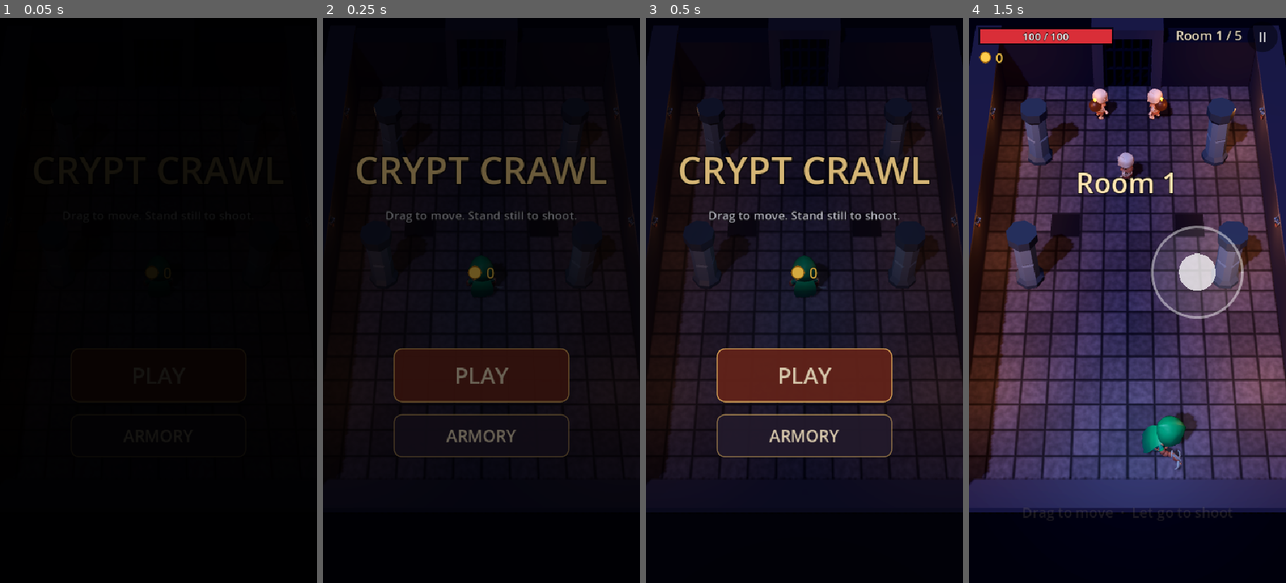
Above: before the commit, frames 1-4 (left to right).
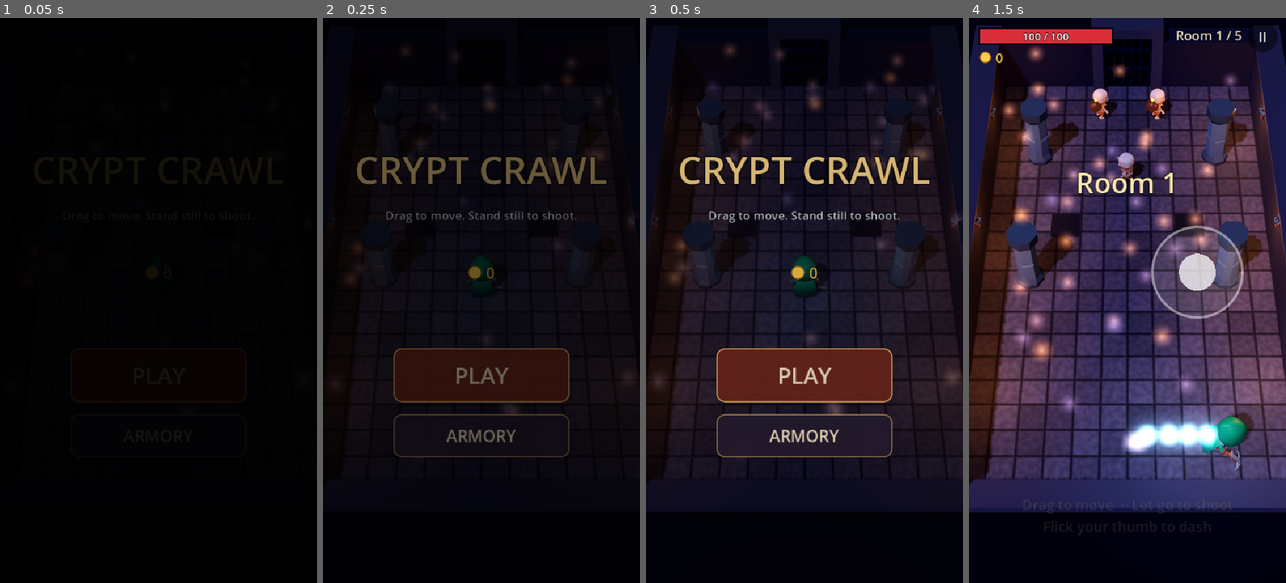
Above: after the commit, the same moments.

Repository: incorruptibleyt/AAA-GAME-DESIGN
Game: Godot game, scene res://scenes/main.tscn
The game is run twice, just before and just after one commit, with the same random seed, the same clock (stepped at 60 frames per second) and the same inputs.
Inputs (mouse positions are in pixels of both pictures, inside the frame that each line leads up to):
- Up to frame 1 (0.05 s): no input
- Up to frame 2 (0.25 s): no input
- Up to frame 3 (0.5 s): no input
- Up to frame 4 (1.5 s): click "PLAY" at 0.5 s; tap Enter at 1.25 s; move the mouse to (1197, 272) at 1.27 s; hold D from 1.28 s (still down); tap Space at 1.35 s; click (1197, 272) at 1.42 s

The runs differ from the first frame. In frame 2, 0.2% of the frame differs, in the area x 8-98%, y 5-70%; in frame 3, 1.1%; in frame 4, 7.3%, in the area x 10-90%, y 4-92%.

Commit message:
Make combat flashier: dash, finishers, combos, boss entrance, embers
- Flick the thumb (or press Space) to dash; untouchable while dashing, with a
  glowing trail and a short cooldown
- Slow-motion close-up, shockwave and flash on the last kill of each room and
  on the boss
- Kill combo counter; from x5 each kill drops a bonus coin
- Boss entrance: camera swings to the boss, roar, and a big name card
- Drifting embers in every room (fewer on Low graphics)
- Robot dashes out of danger and screenshots the boss card

Co-Authored-By: Claude Opus 5.5 (1M context) <noreply@anthropic.com>
Claude-Session: https://claude.ai/code/session_011dCkZfSyMufLvisEdWMgRS

Diff:
--- a/scripts/autoplay.gd
+++ b/scripts/autoplay.gd
@@ -24,6 +24,8 @@
 var _shot_n := 0
 var _dodge := Vector3.ZERO
 var _last_state := -1
+var _dashes := 0
+var _card_shot := false
 
 
 func _ready() -> void:
@@ -63,6 +65,10 @@
 			_next_shot = _t + 0.3   # catch the exit arrow right after a blessing
 	if shots_dir != "" and _t > _next_shot and Game.state == Game.State.PLAYING:
 		_next_shot = _t + 4.0
+		_shot()
+
+	if shots_dir != "" and not _card_shot and Game.hud._boss_card.visible and Game.hud._boss_card.modulate.a > 0.95:
+		_card_shot = true
 		_shot()
 
 	match Game.state:
@@ -121,7 +127,7 @@
 				return
 			if Game._state_time > 60.0 and _dumped_room != Game._room_index:
 				_dumped_room = Game._room_index
-				print("[autoplay] SLOW room=%d alive_enemies=%d door=%s" % [Game._room_index + 1, Game.alive_enemies, Room.current.door_open])
+				print("[autoplay] SLOW time_scale=%.2f dashes=%d room=%d alive_enemies=%d door=%s" % [Engine.time_scale, _dashes, Game._room_index + 1, Game.alive_enemies, Room.current.door_open])
 				for a: Actor in Actor.all:
 					print("   ", a.get_script().get_global_name(), " pos=", a.global_position, " hp=", a.health)
 			_drive(delta)
@@ -181,6 +187,11 @@
 				d.y = 0
 				if d.length() < 2.4:
 					move += d.normalized() * (2.4 - d.length())
+				if d.length() < 1.6 and hero.dash_ready():
+					hero.dash(d if d.length() > 0.1 else Vector3.RIGHT)
+					_dashes += 1
+					if _dashes == 1:
+						print("[autoplay] first dash")
 		for a: Actor in Actor.all:
 			if a.team == Actor.Team.UNDEAD and not a.dead:
 				var d := hero.global_position - a.global_position
--- a/scripts/fx.gd
+++ b/scripts/fx.gd
@@ -8,16 +8,7 @@
 	var world := Game.world
 	if world == null:
 		return
-	if _quad == null:
-		_quad = QuadMesh.new()
-		var m := StandardMaterial3D.new()
-		m.shading_mode = BaseMaterial3D.SHADING_MODE_UNSHADED
-		m.transparency = BaseMaterial3D.TRANSPARENCY_ALPHA
-		m.blend_mode = BaseMaterial3D.BLEND_MODE_ADD
-		m.billboard_mode = BaseMaterial3D.BILLBOARD_PARTICLES
-		m.vertex_color_use_as_albedo = true
-		m.albedo_texture = U.soft_circle()
-		_quad.material = m
+	_burst_material()
 
 	var p := CPUParticles3D.new()
 	p.mesh = _quad
@@ -47,6 +38,20 @@
 	p.get_tree().create_timer(life + 0.2).timeout.connect(p.queue_free)
 
 
+static func _burst_material() -> void:
+	if _quad != null:
+		return
+	_quad = QuadMesh.new()
+	var m := StandardMaterial3D.new()
+	m.shading_mode = BaseMaterial3D.SHADING_MODE_UNSHADED
+	m.transparency = BaseMaterial3D.TRANSPARENCY_ALPHA
+	m.blend_mode = BaseMaterial3D.BLEND_MODE_ADD
+	m.billboard_mode = BaseMaterial3D.BILLBOARD_PARTICLES
+	m.vertex_color_use_as_albedo = true
+	m.albedo_texture = U.soft_circle()
+	_quad.material = m
+
+
 static func sparks(pos: Vector3, color := Color(1.0, 0.85, 0.5)) -> void:
 	_burst(pos, 10, color, 0.25, 7.0, 0.35, 0.5)
 
@@ -59,5 +64,68 @@
 	_burst(pos + Vector3.UP * 0.2, count, Color(0.55, 0.5, 0.62, 0.5), 0.8, 1.6, 0.9, -0.05)
 
 
+## A glowing after-image left behind by the dash.
+static func trail(pos: Vector3, color: Color) -> void:
+	_burst(pos, 6, color, 0.7, 0.6, 0.35, 0.0)
+
+
+## A ring of light that rushes outwards (the finishing blow of a room).
+static func shockwave(pos: Vector3, color: Color, radius := 6.0) -> void:
+	var world := Game.world
+	if world == null:
+		return
+	var ring := MeshInstance3D.new()
+	var torus := TorusMesh.new()
+	torus.inner_radius = 0.85
+	torus.outer_radius = 1.0
+	torus.rings = 32
+	torus.ring_segments = 6
+	ring.mesh = torus
+	var m := U.unlit(color)
+	m.blend_mode = BaseMaterial3D.BLEND_MODE_ADD
+	ring.material_override = m
+	ring.cast_shadow = GeometryInstance3D.SHADOW_CASTING_SETTING_OFF
+	world.add_child(ring)
+	ring.global_position = pos + Vector3.UP * 0.3
+	ring.scale = Vector3(0.3, 0.3, 0.3)
+	var tw := ring.create_tween().set_parallel(true)
+	tw.set_ignore_time_scale(true)
+	tw.tween_property(ring, "scale", Vector3(radius, 1.0, radius), 0.6).set_ease(Tween.EASE_OUT).set_trans(Tween.TRANS_CUBIC)
+	tw.tween_property(m, "albedo_color:a", 0.0, 0.6)
+	tw.chain().tween_callback(ring.queue_free)
+
+
+## Slowly drifting embers and dust in the air of a room.
+static func ambience(parent: Node3D, half_w: float, half_l: float, amount := 36) -> CPUParticles3D:
+	_burst_material()
+	var p := CPUParticles3D.new()
+	p.mesh = _quad
+	p.amount = amount
+	p.lifetime = 7.0
+	p.preprocess = 7.0
+	p.direction = Vector3.UP
+	p.spread = 25.0
+	p.initial_velocity_min = 0.15
+	p.initial_velocity_max = 0.45
+	p.gravity = Vector3(0.05, 0.02, 0)
+	p.scale_amount_min = 0.04
+	p.scale_amount_max = 0.11
+	var curve := Curve.new()
+	curve.add_point(Vector2(0, 0))
+	curve.add_point(Vector2(0.2, 1))
+	curve.add_point(Vector2(0.8, 1))
+	curve.add_point(Vector2(1, 0))
+	p.scale_amount_curve = curve
+	var g := Gradient.new()
+	g.set_color(0, Color(1.0, 0.55, 0.2, 0.9))
+	g.set_color(1, Color(0.7, 0.6, 1.0, 0.35))
+	p.color_initial_ramp = g
+	p.emission_shape = CPUParticles3D.EMISSION_SHAPE_BOX
+	p.emission_box_extents = Vector3(half_w, 1.2, half_l)
+	p.position = Vector3(0, 1.4, 0)
+	parent.add_child(p)
+	return p
+
+
 static func magic(pos: Vector3, color: Color, count := 18) -> void:
 	_burst(pos, count, color, 0.35, 4.0, 0.6, -0.2)
--- a/scripts/game.gd
+++ b/scripts/game.gd
@@ -42,6 +42,14 @@
 var _exit_arrow: Node3D
 var _start_blessing := {}
 var _env: Environment
+var _high_graphics := true
+var _combo := 0
+var _combo_left := 0.0
+## Camera close-ups: finishing blows and the boss entrance.
+var _zoom := 0.0
+var _zoom_hold := 0.0
+var _zoom_point := Vector3.ZERO
+var _intro_focus := false
 var _moon: DirectionalLight3D
 
 
@@ -75,6 +83,7 @@
 	hud.music_toggled.connect(_set_music)
 	hud.sounds_toggled.connect(_set_sounds)
 	hud.graphics_toggled.connect(_set_graphics)
+	hud.dash_flicked.connect(func(d: Vector2): if hero: hero.dash(Vector3(d.x, 0, d.y)))
 
 	var cfg := _load_save()
 	coins = int(cfg.get_value("stats", "coins", 0))
@@ -134,6 +143,10 @@
 	_state_time += delta
 	if state == State.PLAYING:
 		_run_time += delta
+		if _combo_left > 0.0:
+			_combo_left -= delta
+			if _combo_left <= 0.0:
+				_combo = 0
 	if _hit_stop_left > 0.0:
 		_hit_stop_left -= delta / maxf(Engine.time_scale, 0.01)
 		if _hit_stop_left <= 0.0:
@@ -207,6 +220,14 @@
 	_exit_arrow.rotation = Vector3(0, atan2(-d.x, -d.z), 0)
 
 
+func _unhandled_input(event: InputEvent) -> void:
+	# Space dashes on a keyboard (handy when testing on a computer).
+	if event is InputEventKey and event.pressed and not event.echo and event.physical_keycode == KEY_SPACE and hero:
+		var m := keyboard_move()
+		var d := Vector3(m.x, 0, m.y) if m != Vector2.ZERO else -hero.global_transform.basis.z
+		hero.dash(d)
+
+
 func keyboard_move() -> Vector2:
 	var v := Vector2.ZERO
 	if Input.is_physical_key_pressed(KEY_A) or Input.is_physical_key_pressed(KEY_LEFT):
@@ -233,6 +254,15 @@
 func _focus_goal() -> Vector3:
 	if hero == null:
 		return Vector3.ZERO
+	if _intro_focus and is_instance_valid(boss):
+		return Vector3(boss.global_position.x * 0.5, 0, boss.global_position.z + 0.5)
+	var goal := _room_focus()
+	if _zoom_hold > 0.0:
+		goal = goal.lerp(Vector3(_zoom_point.x * 0.6, 0, _zoom_point.z), 0.7)
+	return goal
+
+
+func _room_focus() -> Vector3:
 	# Keep the near wall at the bottom of the screen and the door in view at the top.
 	# On a tall phone the whole room fits, so the camera just stays centred.
 	var p := deg_to_rad(CAMERA_PITCH)
@@ -250,7 +280,7 @@
 func _place_camera() -> void:
 	var p := deg_to_rad(CAMERA_PITCH)
 	_camera.rotation = Vector3(-p, 0, 0)
-	var pos := _cam_focus + Vector3(0, sin(p), cos(p)) * _cam_distance()
+	var pos := _cam_focus + Vector3(0, sin(p), cos(p)) * _cam_distance() * (1.0 - 0.32 * _zoom)
 	if _shake > 0.001:
 		pos += Vector3(randf_range(-1, 1), randf_range(-1, 1), randf_range(-1, 1)) * _shake
 	_camera.global_position = pos
@@ -262,9 +292,25 @@
 
 
 func _update_camera(real_delta: float) -> void:
+	_zoom_hold -= real_delta
+	var zoom_goal := 1.0 if _zoom_hold > 0.0 else (0.5 if _intro_focus else 0.0)
+	_zoom = lerpf(_zoom, zoom_goal, 1.0 - exp(-(10.0 if zoom_goal > _zoom else 4.0) * real_delta))
 	_cam_focus = _cam_focus.lerp(_focus_goal(), 1.0 - exp(-8.0 * real_delta))
 	_shake = move_toward(_shake, 0.0, real_delta * 2.5)
 	_place_camera()
+
+
+## Slow motion and a close-up on the last kill of a room. Time runs at `time_scale`
+## for `seconds` of real time.
+func finisher(pos: Vector3, time_scale: float, seconds: float, col := Color(1, 0.85, 0.5)) -> void:
+	Engine.time_scale = time_scale
+	_hit_stop_left = maxf(_hit_stop_left, seconds)
+	_zoom_point = pos
+	_zoom_hold = seconds + 0.25
+	Fx.shockwave(pos, col)
+	hud.flash(Color(1, 0.95, 0.85), 0.35)
+	Sfx.play("slam", 0.8)
+	shake(0.35)
 
 
 func shake(amount: float) -> void:
@@ -332,6 +378,7 @@
 	_run_time = 0.0
 	_kills = 0
 	run_coins = 0
+	_combo = 0
 	floor_num = 1
 	_taken.clear()
 
@@ -425,6 +472,7 @@
 	alive_enemies = 0
 	boss = null
 	var room := Room.build(world, _run[index], "Boss" if _in_boss_room() else str(index + 1))
+	Fx.ambience(room, Room.HALF_W - 0.5, Room.HALF_L - 0.5, 36 if _high_graphics else 14)
 	if hero == null:
 		hero = Hero.spawn(world, room.player_start())
 	hero.place_at(room.player_start())
@@ -433,8 +481,9 @@
 	if not spawn_enemies:
 		return
 	hud.set_room(index + 1, _combat_rooms(), _in_boss_room(), floor_num)
-	hud.banner("The Throne Room" if _in_boss_room() else "Room %d" % (index + 1))
-	hud.show_hint("Drag to move  ·  Let go to shoot" if floor_num == 1 and index == 0 else "")
+	if not _in_boss_room():
+		hud.banner("Room %d" % (index + 1))
+	hud.show_hint("Drag to move  ·  Let go to shoot\nFlick your thumb to dash" if floor_num == 1 and index == 0 else "")
 	Music.play("boss" if _in_boss_room() else "dungeon")
 	if not _start_blessing.is_empty():
 		var u := _start_blessing
@@ -447,9 +496,34 @@
 		var e := spawn_enemy(kind, s.pos)
 		if _roll_elite(e, index):
 			e.make_elite()
-	_set_state(State.PLAYING)
+	if is_instance_valid(boss):
+		_boss_intro()
+	else:
+		_set_state(State.PLAYING)
 	if alive_enemies == 0:
 		room.open_door()
+
+
+## The camera swings to the boss, which roars, and its name slams onto the screen.
+func _boss_intro() -> void:
+	_set_state(State.TRANSITION)
+	_intro_focus = true
+	var b := boss
+	await get_tree().create_timer(0.6, true, false, true).timeout
+	if not is_instance_valid(b) or state != State.TRANSITION:
+		_intro_focus = false
+		return
+	Sfx.play("roar")
+	Sfx.play("slam")
+	shake(0.5)
+	hud.flash(Color(1, 0.3, 0.2), 0.3)
+	hud.show_boss_card(b.display_name(), "Ruler of floor %d" % floor_num)
+	await get_tree().create_timer(1.8, true, false, true).timeout
+	hud.hide_boss_card()
+	_intro_focus = false
+	await get_tree().create_timer(0.35, true, false, true).timeout
+	if state == State.TRANSITION:
+		_set_state(State.PLAYING)
 
 
 func spawn_enemy(kind: String, pos: Vector3) -> Enemy:
@@ -475,6 +549,12 @@
 	hud.show_hint("")
 	if state != State.PLAYING:
 		return
+	# Kills close together build a combo. From x5 on, each kill drops a bonus coin.
+	_combo = _combo + 1 if _combo_left > 0.0 else 1
+	_combo_left = 2.5
+	hud.show_combo(_combo)
+	if _combo >= 5 and e != boss:
+		Pickup.drop_coins(e.global_position, 1)
 	if e == boss:
 		# Any minions left crumble with their master.
 		for a: Actor in Actor.all.duplicate():
@@ -482,6 +562,7 @@
 				a.take_damage(9999.0, Vector3.ZERO, 0.0)
 		_win()
 	elif alive_enemies == 0 and not _in_boss_room():
+		finisher(e.global_position, 0.25, 0.6)
 		_clear_enemy_attacks()
 		Pickup.collect_all()
 		_room_cleared()
@@ -529,7 +610,9 @@
 
 func _win() -> void:
 	var boss_name := boss.display_name() if is_instance_valid(boss) else "The boss"
+	var where := boss.global_position if is_instance_valid(boss) else hero.global_position
 	_set_state(State.VICTORY)
+	finisher(where, 0.2, 1.0, Color(1, 0.5, 0.3))
 	_clear_enemy_attacks()
 	Pickup.collect_all()
 	hud.hide_boss()
@@ -639,6 +722,7 @@
 	vp.scaling_3d_scale = 1.0 if high else 0.7
 	_env.glow_enabled = high
 	_moon.shadow_enabled = high
+	_high_graphics = high
 	hud.set_graphics_label(high)
 	if save:
 		var cfg := _load_save()
--- a/scripts/hero.gd
+++ b/scripts/hero.gd
@@ -26,6 +26,15 @@
 var ward := 0
 var _ward_bubble: MeshInstance3D
 
+## Dash: flick your thumb (or press Space) to zip a short way, untouchable while dashing.
+const DASH_SPEED := 21.0
+const DASH_TIME := 0.17
+const DASH_COOLDOWN := 1.1
+var _dash_left := 0.0
+var _dash_cooldown := 0.0
+var _dash_dir := Vector3.ZERO
+var _trail_t := 0.0
+
 var _shot_timer := 0.4
 var _invulnerable := 0.0
 var _moving := false
@@ -60,7 +69,26 @@
 
 
 func can_be_hit() -> bool:
-	return not dead and _invulnerable <= 0.0 and Game.state == Game.State.PLAYING
+	return not dead and _invulnerable <= 0.0 and _dash_left <= 0.0 and Game.state == Game.State.PLAYING
+
+
+func dash_ready() -> bool:
+	return _dash_cooldown <= 0.0
+
+
+## Start a dash along `dir` (on the floor). Does nothing while it's recharging.
+func dash(dir: Vector3) -> void:
+	dir.y = 0.0
+	if dead or not dash_ready() or dir.length_squared() < 0.01 or Game.state != Game.State.PLAYING:
+		return
+	_dash_dir = dir.normalized()
+	_dash_left = DASH_TIME
+	_dash_cooldown = DASH_COOLDOWN
+	_trail_t = 0.0
+	knockback = Vector3.ZERO
+	rotation.y = atan2(-_dash_dir.x, -_dash_dir.z)
+	Sfx.play("dash", 0.7)
+	Fx.dust(global_position, 10)
 
 
 func on_kill() -> void:
@@ -72,6 +100,17 @@
 	if dead:
 		return
 	_update_ward_bubble()
+	_dash_cooldown -= delta
+	if _dash_left > 0.0:
+		_dash_left -= delta
+		move_by(_dash_dir * DASH_SPEED * delta, delta)
+		visual.set_moving(true)
+		_trail_t -= delta
+		if _trail_t <= 0.0:
+			_trail_t = 0.025
+			Fx.trail(center(), Color(0.45, 0.8, 1.0))
+		_shot_timer = maxf(_shot_timer, 0.1)
+		return
 	if _invulnerable > 0.0:
 		_invulnerable -= delta
 		visual.set_visible_blink(_invulnerable <= 0.0 or fmod(_invulnerable, 0.12) > 0.05)
--- a/scripts/hud.gd
+++ b/scripts/hud.gd
@@ -16,6 +16,11 @@
 signal music_toggled(on: bool)
 signal sounds_toggled(on: bool)
 signal graphics_toggled(high: bool)
+signal dash_flicked(dir: Vector2)
+
+## A quick flick of the thumb (short and fast) is a dash rather than a step.
+const FLICK_TIME := 0.22
+const FLICK_DISTANCE := 45.0
 
 const GOLD := Color(1.0, 0.8, 0.3)
 
@@ -64,6 +69,14 @@
 var _sounds_on := true
 var _graphics_button: Button
 var _graphics_high := true
+var _stick_start := Vector2.ZERO
+var _stick_age := 0.0
+var _combo_label: Label
+var _combo_time := 0.0
+var _boss_card: Control
+var _boss_card_title: Label
+var _boss_card_sub: Label
+var _flash: ColorRect
 
 
 func _ready() -> void:
@@ -80,6 +93,12 @@
 	_build_end()
 	_build_pause()
 	_build_armory()
+	_build_boss_card()
+	_flash = ColorRect.new()
+	_flash.color = Color(1, 1, 1, 0)
+	_flash.mouse_filter = Control.MOUSE_FILTER_IGNORE
+	_flash.set_anchors_preset(Control.PRESET_FULL_RECT)
+	add_child(_flash)
 	_fade = ColorRect.new()
 	_fade.color = Color(0, 0, 0, 1)
 	_fade.mouse_filter = Control.MOUSE_FILTER_IGNORE
@@ -279,6 +298,16 @@
 	_boss_fill = _bar(bar_holder, Color(0.75, 0.1, 0.12))
 	_boss_box.visible = false
 
+	# The kill combo counter, under the room label on the right.
+	_combo_label = label("", 30, Color(1, 0.85, 0.4), HORIZONTAL_ALIGNMENT_RIGHT)
+	_combo_label.set_anchors_preset(Control.PRESET_TOP_RIGHT)
+	_combo_label.offset_left = -260
+	_combo_label.offset_right = -18
+	_combo_label.offset_top = 112
+	_combo_label.offset_bottom = 156
+	_combo_label.modulate.a = 0.0
+	root.add_child(_combo_label)
+
 	_banner = label("", 48, Color(1, 0.9, 0.7))
 	_banner.set_anchors_preset(Control.PRESET_CENTER)
 	_banner.offset_left = -260
@@ -287,6 +316,48 @@
 	_banner.offset_bottom = -150
 	_banner.modulate.a = 0.0
 	root.add_child(_banner)
+
+
+## The big title card when a boss appears: black bars, the name, and a line under it.
+func _build_boss_card() -> void:
+	_boss_card = Control.new()
+	_boss_card.mouse_filter = Control.MOUSE_FILTER_IGNORE
+	full(_boss_card)
+	_boss_card.visible = false
+	add_child(_boss_card)
+	for top in [true, false]:
+		var bar := ColorRect.new()
+		bar.color = Color(0, 0, 0, 0.85)
+		bar.mouse_filter = Control.MOUSE_FILTER_IGNORE
+		bar.set_anchors_preset(Control.PRESET_TOP_WIDE if top else Control.PRESET_BOTTOM_WIDE)
+		if top:
+			bar.offset_bottom = 110
+		else:
+			bar.offset_top = -110
+		_boss_card.add_child(bar)
+	var stripe := ColorRect.new()
+	stripe.color = Color(0, 0, 0, 0.6)
+	stripe.mouse_filter = Control.MOUSE_FILTER_IGNORE
+	stripe.set_anchors_preset(Control.PRESET_CENTER)
+	stripe.offset_left = -400
+	stripe.offset_right = 400
+	stripe.offset_top = 130
+	stripe.offset_bottom = 250
+	_boss_card.add_child(stripe)
+	_boss_card_title = label("", 46, Color(1, 0.35, 0.25))
+	_boss_card_title.set_anchors_preset(Control.PRESET_CENTER)
+	_boss_card_title.offset_left = -270
+	_boss_card_title.offset_right = 270
+	_boss_card_title.offset_top = 136
+	_boss_card_title.offset_bottom = 200
+	_boss_card.add_child(_boss_card_title)
+	_boss_card_sub = label("", 20, Color(0.9, 0.85, 0.8))
+	_boss_card_sub.set_anchors_preset(Control.PRESET_CENTER)
+	_boss_card_sub.offset_left = -270
+	_boss_card_sub.offset_right = 270
+	_boss_card_sub.offset_top = 200
+	_boss_card_sub.offset_bottom = 240
+	_boss_card.add_child(_boss_card_sub)
 
 
 ## A red glow around the screen edges when health is low.
@@ -509,11 +580,16 @@
 			if _stick_touch == -1 and not _overlay_open() and Game.state == Game.State.PLAYING:
 				_stick_touch = t.index
 				_stick_origin = t.position
+				_stick_start = t.position
+				_stick_age = 0.0
 				_stick.visible = true
 				_stick.position = _stick_origin
 				_stick.knob = Vector2.ZERO
 				joystick = Vector2.ZERO
 		elif t.index == _stick_touch:
+			var flick := t.position - _stick_start
+			if _stick_age < FLICK_TIME and flick.length() > FLICK_DISTANCE:
+				dash_flicked.emit(flick.normalized())
 			_release_stick()
 	elif event is InputEventScreenDrag:
 		var d := event as InputEventScreenDrag
@@ -547,6 +623,15 @@
 
 func _process(delta: float) -> void:
 	_cards_age += delta
+	_stick_age += delta
+	if _flash.color.a > 0.0:
+		_flash.color.a = move_toward(_flash.color.a, 0.0, delta * 2.5)
+	if _combo_time > 0.0:
+		_combo_time -= delta
+		_combo_label.modulate.a = clampf(_combo_time / 0.4, 0.0, 1.0)
+		var pop := 1.0 + maxf(0.0, _combo_time - 2.3) * 2.0
+		_combo_label.pivot_offset = Vector2(_combo_label.size.x, _combo_label.size.y * 0.5)
+		_combo_label.scale = Vector2(pop, pop)
 	if Game.state != Game.State.PLAYING and _stick_touch != -1:
 		_release_stick()
 	var hero := Game.hero
@@ -592,6 +677,44 @@
 	_banner.label_settings.font_color = col
 	_banner.label_settings.font_size = 48 if text.length() <= 16 else 38
 	_banner_time = 2.0
+
+
+## Shows "x5 COMBO"; it pops when it goes up and fades if you stop killing.
+func show_combo(n: int) -> void:
+	if n < 2:
+		_combo_time = minf(_combo_time, 0.3)
+		return
+	_combo_label.text = "x%d COMBO" % n
+	_combo_label.label_settings.font_color = Color(1, 0.85, 0.4) if n < 5 else (Color(1, 0.55, 0.2) if n < 10 else Color(1, 0.25, 0.3))
+	_combo_label.label_settings.font_size = mini(30 + n * 2, 52)
+	_combo_time = 2.5
+
+
+## A quick white (or coloured) flash over the whole screen.
+func flash(col := Color(1, 1, 1), strength := 0.6) -> void:
+	_flash.color = Color(col.r, col.g, col.b, strength)
+
+
+func show_boss_card(title: String, subtitle: String) -> void:
+	_boss_card_title.text = title.to_upper()
+	_boss_card_sub.text = subtitle
+	_boss_card.visible = true
+	_boss_card.modulate.a = 0.0
+	_boss_card_title.scale = Vector2(1.6, 1.6)
+	_boss_card_title.pivot_offset = _boss_card_title.size * 0.5
+	var tw := create_tween().set_parallel(true)
+	tw.set_ignore_time_scale(true)
+	tw.tween_property(_boss_card, "modulate:a", 1.0, 0.25)
+	tw.tween_property(_boss_card_title, "scale", Vector2.ONE, 0.35).set_trans(Tween.TRANS_BACK).set_ease(Tween.EASE_OUT)
+
+
+func hide_boss_card() -> void:
+	if not _boss_card.visible:
+		return
+	var tw := create_tween()
+	tw.set_ignore_time_scale(true)
+	tw.tween_property(_boss_card, "modulate:a", 0.0, 0.35)
+	tw.tween_callback(func(): _boss_card.visible = false)
 
 
 func show_hud(v: bool) -> void:
--- a/scripts/sfx.gd
+++ b/scripts/sfx.gd
@@ -44,6 +44,8 @@
 	_clips["roar"] = _synth(1.1, func(t): return (_square(t, 70 + sin(t * 30) * 8) * 0.5 + _noise() * 0.3) * _env(t, 1.1) * 0.5)
 	_clips["coin"] = _synth(0.18, func(t): return (_sine(t, 1320 if t > 0.05 else 990)) * _env(t, 0.18) * 0.25)
 	_clips["click"] = _synth(0.06, func(t): return _sine(t, 700) * _env(t, 0.06) * 0.25)
+	_clips["dash"] = _synth(0.22, func(t): return (_noise() * 0.6 + _sweep(t, 300, 1400) * 0.25) * _env(t, 0.22) * 0.4)
+	_clips["slam"] = _synth(0.9, func(t): return (_sweep(t, 120, 35) * 0.7 + _noise() * 0.35 * exp(-t * 8.0)) * _env(t, 0.9) * 0.6)
 	_clips["victory"] = _synth(1.2, func(t): return (_sine(t, 523) + _sine(t, 659) * float(t > 0.3) + _sine(t, 784) * float(t > 0.6)) * _env(t, 1.2) * 0.2)
 
 
Not shown, changed: README.md
